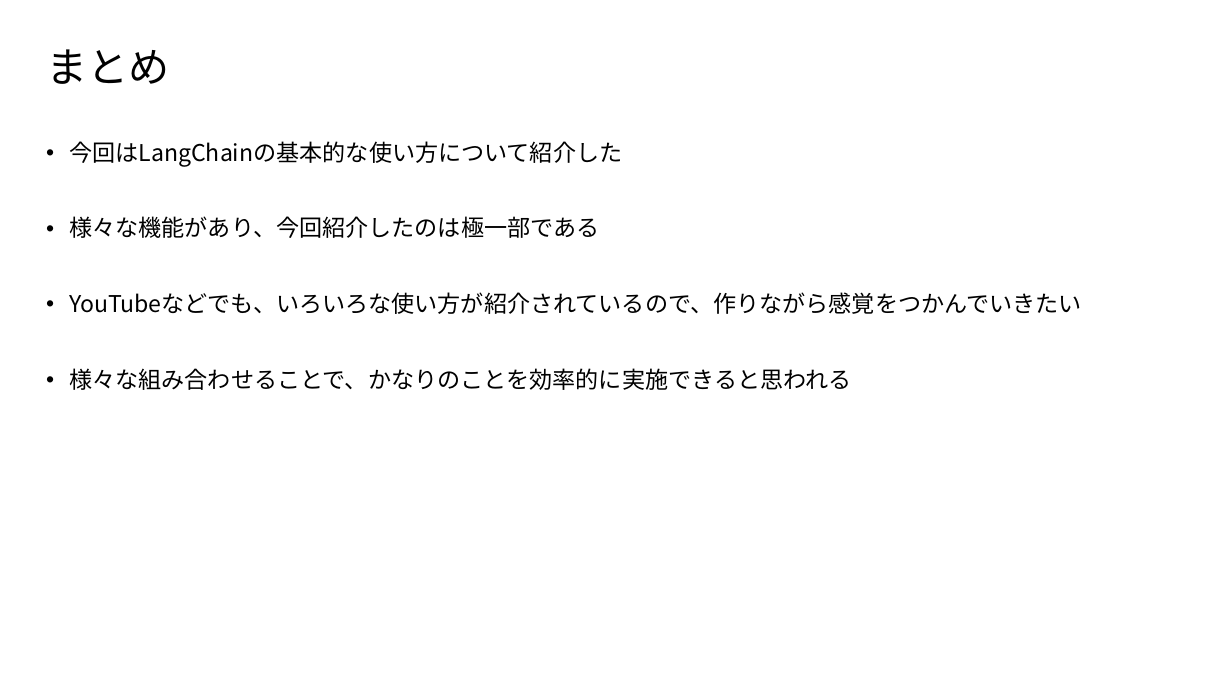
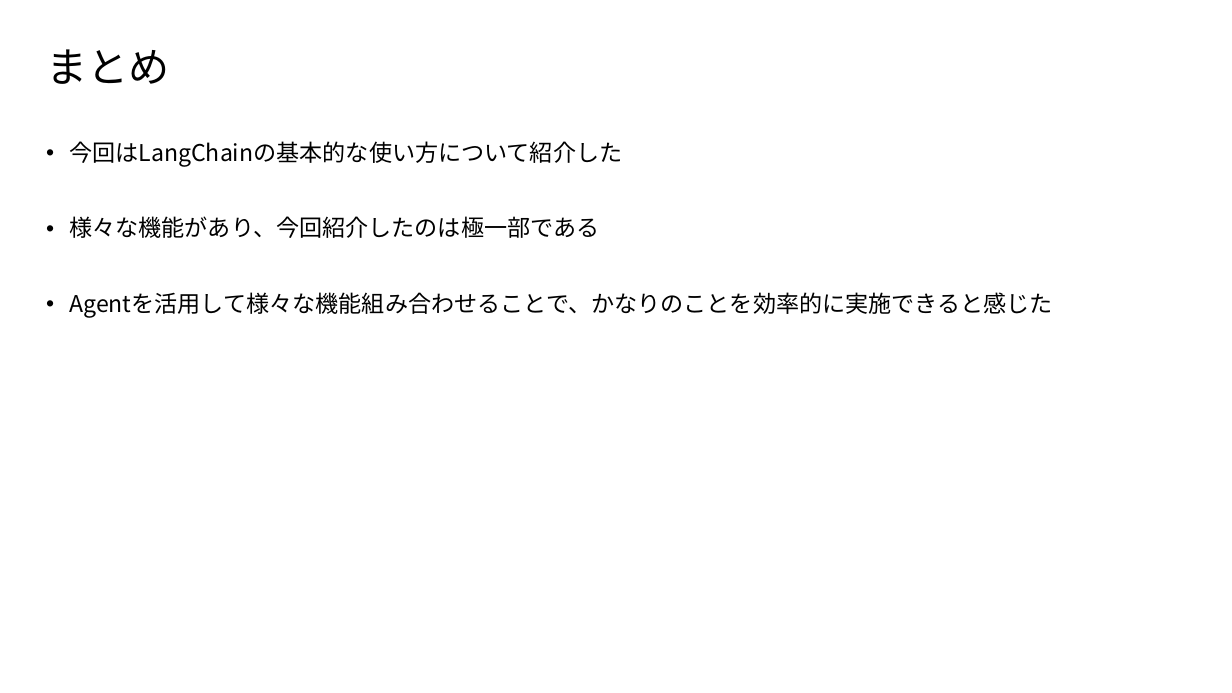
Before and after one commit to nakayasu720/report, a slide deck: slide 38 of LangChainについて.pptx (slide 37 before the commit). Drawn at 1232x693 pixels with LibreOffice and Linux fonts; fonts in the diff are those of the drawing. Boxes give left, top, right and bottom in pixels: in the first picture for what was removed or moved away, otherwise in the second. Text is boxed around its words. In the diff, an @@ line names an element or a change of style, - is before the commit and + after.

```diff
--- a/LangChainについて.pptx
+++ b/LangChainについて.pptx
@@ text at <box>69,292,1053,318</box>: text changed @@
-• YouTubeなどでも、いろいろな使い方が紹介されているので、作りながら感覚をつかんでいきたい
-• 様々な組み合わせることで、かなりのことを効率的に実施できると思われる
+• Agentを活用して様々な機能組み合わせることで、かなりのことを効率的に実施できると感じた
```
Also in this commit, not shown: 10 other slides changed, 1 slide added.
